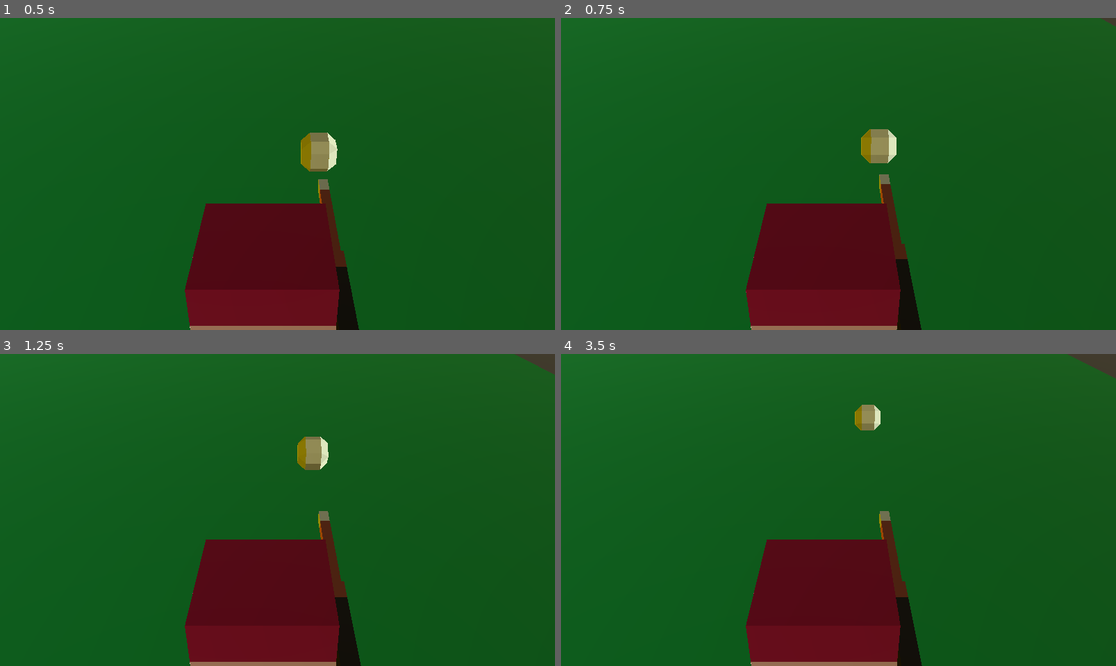
Above: before the commit, frames 1-4 (two rows, left to right).
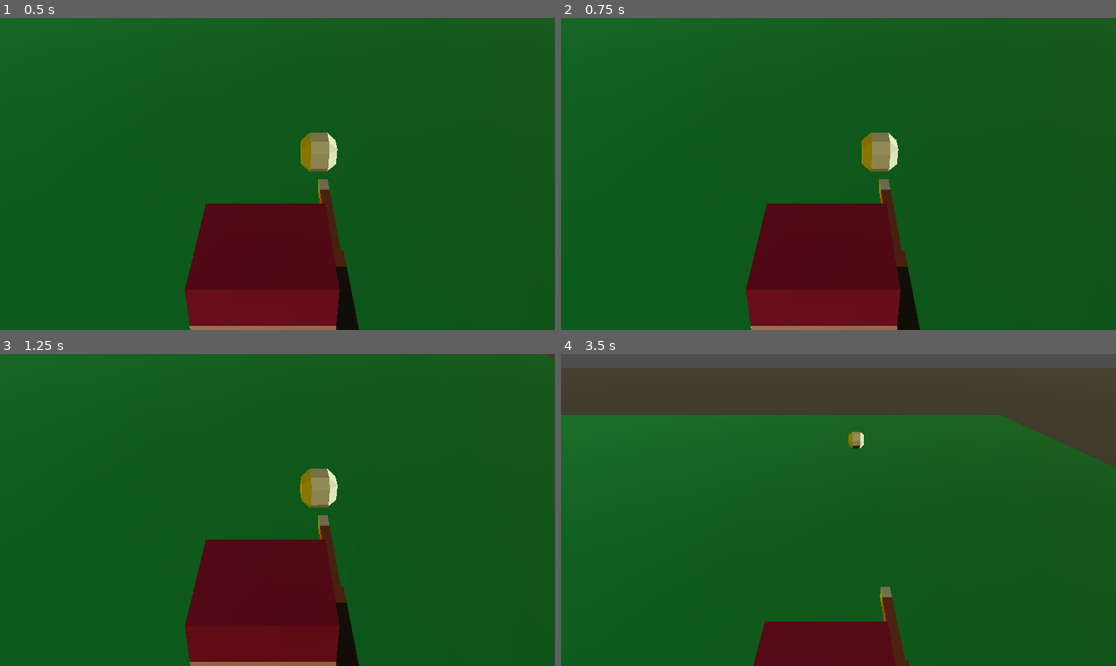
Above: after the commit, the same moments.

Repository: mathew-tran/billiards3d
Game: Godot game, scene res://Scenes/Main.tscn
The game is run twice, just before and just after one commit, with the same random seed, the same clock (stepped at 60 frames per second) and the same inputs.
Inputs (mouse positions are in pixels of both pictures, inside the frame that each line leads up to):
- Up to frame 1 (0.5 s): no input
- Up to frame 2 (0.75 s): move the mouse to (960, 158) at 0.52 s; press the mouse at (960, 158) at 0.53 s
- Up to frame 3 (1.25 s): right-click (399, 494) at 0.8 s
- Up to frame 4 (3.5 s): move the mouse to (727, 525) at 1.27 s; release the mouse at (727, 525) at 1.28 s; right-click (727, 525) at 1.35 s; click (727, 525) at 1.55 s; move the mouse to (894, 441) at 2.02 s; press the mouse at (894, 441) at 2.03 s; right-click (894, 441) at 2.3 s; move the mouse to (810, 572) at 2.77 s; release the mouse at (810, 572) at 2.78 s; right-click (810, 572) at 2.85 s; click (810, 572) at 3.05 s

Frame 1 is identical in both runs. In frame 2, 0.6% of the frame differs, in the area x 33-100%, y 0-100%; in frame 3, 1.7%; in frame 4, 30%, in the area x 0-100%, y 0-100%.

Commit message:
be able to apply strength

Diff:
--- a/Prefabs/Stick.tscn
+++ b/Prefabs/Stick.tscn
@@ -1,8 +1,9 @@
-[gd_scene load_steps=4 format=3 uid="uid://b7jhw5x6o1ycc"]
+[gd_scene load_steps=5 format=3 uid="uid://b7jhw5x6o1ycc"]
 
 [ext_resource type="PackedScene" uid="uid://dgkea7e4r6tre" path="res://Art/Stick/Stick.gltf" id="1_2niw4"]
 [ext_resource type="Script" uid="uid://d2un8ex5ba6xr" path="res://Scripts/Player.gd" id="1_krp1i"]
 [ext_resource type="PackedScene" uid="uid://dmcry73m6hkra" path="res://Art/Player/Player.gltf" id="2_ntaji"]
+[ext_resource type="Texture2D" uid="uid://tdcjn60pdvvu" path="res://Art/UI/StrengthBar.png" id="4_pe5mr"]
 
 [node name="Stick" type="Node3D"]
 transform = Transform3D(1, 0, 0, 0, 1, 0, 0, 0, 1, 0.0212802, 0, 0)
@@ -21,3 +22,24 @@
 
 [node name="blockbench_export2" parent="." instance=ExtResource("2_ntaji")]
 transform = Transform3D(1, 0, 0, 0, 1, 0, 0, 0, 1, -0.16583, -0.0755394, 0.839932)
+
+[node name="CanvasLayer" type="CanvasLayer" parent="."]
+
+[node name="ProgressBar" type="TextureProgressBar" parent="CanvasLayer"]
+anchors_preset = 7
+anchor_left = 0.5
+anchor_top = 1.0
+anchor_right = 0.5
+anchor_bottom = 1.0
+offset_left = -64.0
+offset_top = -57.0
+offset_right = 64.0
+offset_bottom = -25.0
+grow_horizontal = 2
+grow_vertical = 0
+value = 20.0
+texture_under = ExtResource("4_pe5mr")
+texture_over = ExtResource("4_pe5mr")
+texture_progress = ExtResource("4_pe5mr")
+tint_under = Color(0, 0, 0, 1)
+tint_over = Color(1, 1, 1, 0)
--- a/Scripts/Player.gd
+++ b/Scripts/Player.gd
@@ -6,7 +6,8 @@
 
 enum STATE {
 	DECIDING,
-	HITTING
+	START,
+	WAITING
 }
 var OriginalPosition = Vector3.ZERO
 var CurrentState = STATE.DECIDING
@@ -17,6 +18,12 @@
 
 var CameraRotationLimit = Vector2(-20, -5)
 var ScrollSpeed = 200
+
+var MinStrength = 0
+var MaxStrength = 100
+var bGrowing = true
+var CurrentStrength = 0
+var StrengthRate = 50
 
 func _ready() -> void:
 	MoveToBall()
@@ -31,7 +38,12 @@
 	var newDirection = (Finder.GetMainBall().global_position - newPosition).normalized()
 	look_at(Finder.GetMainBall().global_position)
 	print(CurrentDirection)
+
+func IsShootingTime():
+	return CurrentState == STATE.START
+
 func _process(delta: float) -> void:
+	UpdateProgressBar()
 	if CanShoot():
 		if Input.is_action_just_released("scroll_up"):
 			$Camera3D.rotation_degrees.x += ScrollSpeed * delta
@@ -52,17 +64,44 @@
 					CurrentDirection = CurrentDirection.rotated(Vector3.UP, RotateSpeed * delta)
 				MoveToBall()
 			LastMousePosition = newPosition
+
+		if Input.is_action_just_released("left_click"):
+			CurrentState = STATE.START
+			CurrentStrength = MinStrength
+			bGrowing = true
+			$Camera3D.rotation_degrees.x = CameraRotationLimit.x
 	else:
+		look_at(Finder.GetMainBall().global_position)
 
-		look_at(Finder.GetMainBall().global_position)
+	if IsShootingTime():
+		if bGrowing:
+			CurrentStrength += delta * StrengthRate
+			if CurrentStrength > MaxStrength:
+				CurrentStrength = MaxStrength
+				bGrowing = false
+		else:
+			CurrentStrength -= delta * StrengthRate
+			if CurrentStrength < MinStrength:
+				CurrentStrength = MinStrength
+				bGrowing = true
+
+		if Input.is_action_just_pressed("right_click"):
+			CurrentState = STATE.DECIDING
+		if Input.is_action_just_pressed("left_click"):
+			ShootBall()
+
+func UpdateProgressBar():
+	if IsShootingTime():
+		$CanvasLayer/ProgressBar.visible = true
+	else:
+		$CanvasLayer/ProgressBar.visible = false
+	$CanvasLayer/ProgressBar.value = CurrentStrength
+
 func CanShoot():
 	return CurrentState == STATE.DECIDING
 
-func _input(event: InputEvent) -> void:
-	if event.is_action_pressed("left_click"):
-		if CanShoot() == false:
-			return
-		CurrentState = STATE.HITTING
+func ShootBall():
+		CurrentState = STATE.WAITING
 		OriginalPosition = $stick.global_position
 		var tween = get_tree().create_tween()
 		tween.tween_property($stick, "global_position", lerp($stick.global_position, Finder.GetMainBall().global_position, .1), .1)
@@ -72,13 +111,12 @@
 		tween.tween_property($stick, "global_position", OriginalPosition, .1)
 		await tween.finished
 
-
-
 func GetPower():
 	var direction = -transform.basis.z
 	direction.y = 0
 	direction = direction.normalized()
-	return direction * 1
+	var value = lerp(1, 15, CurrentStrength/MaxStrength)
+	return direction * value
 
 func OnStateUpdate(state : Ball.MOVE_STATE):
 	if state == Ball.MOVE_STATE.IDLE:
Binary file added: Art/UI/StrengthBar.png
Not shown, added: Art/UI/StrengthBar.png.import
